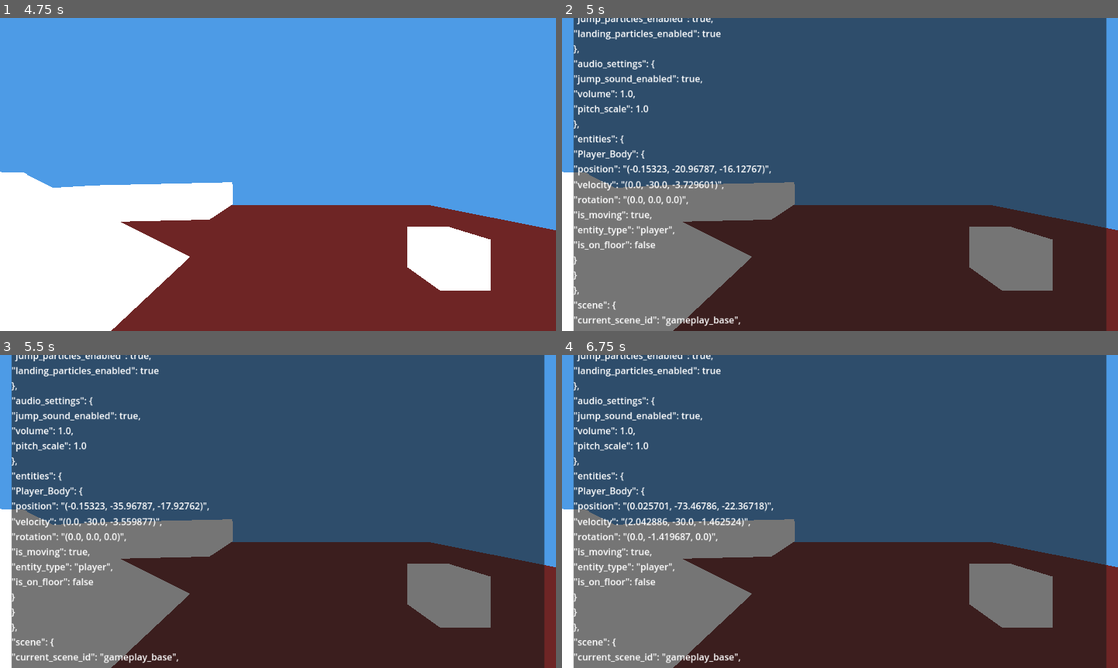
Above: before the commit, frames 1-4 (two rows, left to right).
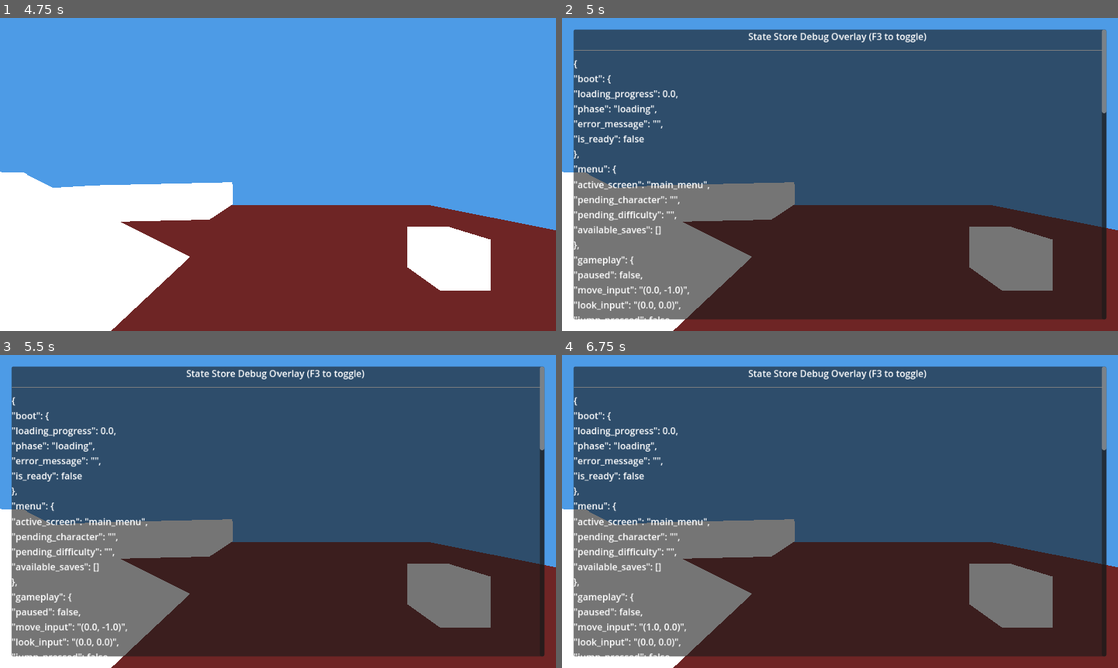
Above: after the commit, the same moments.

Repository: mcthaydt/cabaret-template
Game: Godot game, scene res://scenes/root.tscn
Two runs of this game, one before a commit and one after it. Both use one fixed random seed, a clock stepped at 60 frames per second and the inputs below.
Inputs (mouse positions are in pixels of both pictures, inside the frame that each line leads up to):
- Up to frame 1 (4.75 s): click "Play" at 0.5 s; tap Enter at 1.25 s; move the mouse to (305, 174) at 1.27 s; hold W (move_forward) from 1.28 s (still down); tap Shift (sprint) at 1.35, 3.6 s; click (305, 174) at 1.42 s; tap Space (jump) at 1.52, 2.27, 3.77, 4.52 s; move the mouse to (250, 174) at 2.02 s; tap Alt at 2.1, 4.35 s; move the mouse to (289, 168) at 2.77 s; tap Ctrl at 2.85 s; move the mouse to (272, 180) at 3.52 s; click (272, 180) at 3.67 s; move the mouse to (316, 177) at 4.27 s
- Up to frame 2 (5 s): keep holding W (move_forward); tap F3 (toggle_debug_overlay) at 4.9 s
- Up to frame 3 (5.5 s): keep holding W (move_forward); move the mouse to (233, 508) at 5.02 s; tap Ctrl at 5.1 s; tap Space (jump) at 5.27 s
- Up to frame 4 (6.75 s): move the mouse to (845, 511) at 5.77 s; tap Shift (sprint) at 5.85 s; click (845, 511) at 5.92 s; move the mouse to (817, 505) at 6.52 s; release W (move_forward) at 6.53 s; hold D (move_right) from 6.53 s (still down); tap Alt at 6.6 s

Frame 1 is identical in both runs. In frame 2, 13% of the frame differs, in the area x 2-98%, y 0-100%; in frame 3, 13%; in frame 4, 13%.

Commit message:
Added scroll to state debug overlay

Diff:
--- a/scenes/debug/sc_state_debug_overlay.tscn
+++ b/scenes/debug/sc_state_debug_overlay.tscn
@@ -18,30 +18,40 @@
 
 [node name="PanelContainer" type="PanelContainer" parent="MarginContainer"]
 layout_mode = 2
+size_flags_horizontal = 3
+size_flags_vertical = 3
 
-[node name="VBoxContainer" type="VBoxContainer" parent="MarginContainer/PanelContainer"]
+[node name="ScrollContainer" type="ScrollContainer" parent="MarginContainer/PanelContainer"]
+layout_mode = 2
+size_flags_horizontal = 3
+size_flags_vertical = 3
+
+[node name="VBoxContainer" type="VBoxContainer" parent="MarginContainer/PanelContainer/ScrollContainer"]
 layout_mode = 2
 theme_override_constants/separation = 10
+size_flags_horizontal = 3
+size_flags_vertical = 3
 
-[node name="TitleLabel" type="Label" parent="MarginContainer/PanelContainer/VBoxContainer"]
+[node name="TitleLabel" type="Label" parent="MarginContainer/PanelContainer/ScrollContainer/VBoxContainer"]
 layout_mode = 2
 text = "State Store Debug Overlay (F3 to toggle)"
 horizontal_alignment = 1
 
-[node name="HSeparator" type="HSeparator" parent="MarginContainer/PanelContainer/VBoxContainer"]
+[node name="HSeparator" type="HSeparator" parent="MarginContainer/PanelContainer/ScrollContainer/VBoxContainer"]
 layout_mode = 2
 
-[node name="StateLabel" type="Label" parent="MarginContainer/PanelContainer/VBoxContainer"]
+[node name="StateLabel" type="Label" parent="MarginContainer/PanelContainer/ScrollContainer/VBoxContainer"]
 unique_name_in_owner = true
 custom_minimum_size = Vector2(0, 200)
 layout_mode = 2
 text = "Current State: (loading...)"
 vertical_alignment = 1
+autowrap_mode = 3
 
-[node name="HSeparator2" type="HSeparator" parent="MarginContainer/PanelContainer/VBoxContainer"]
+[node name="HSeparator2" type="HSeparator" parent="MarginContainer/PanelContainer/ScrollContainer/VBoxContainer"]
 layout_mode = 2
 
-[node name="PerfLabel" type="Label" parent="MarginContainer/PanelContainer/VBoxContainer"]
+[node name="PerfLabel" type="Label" parent="MarginContainer/PanelContainer/ScrollContainer/VBoxContainer"]
 unique_name_in_owner = true
 layout_mode = 2
 text = "=== PERFORMANCE METRICS ===
@@ -50,22 +60,22 @@
 Last Time: 0.000000 ms
 Signals: 0"
 
-[node name="HSeparator4" type="HSeparator" parent="MarginContainer/PanelContainer/VBoxContainer"]
+[node name="HSeparator4" type="HSeparator" parent="MarginContainer/PanelContainer/ScrollContainer/VBoxContainer"]
 layout_mode = 2
 
-[node name="HistoryLabel" type="Label" parent="MarginContainer/PanelContainer/VBoxContainer"]
+[node name="HistoryLabel" type="Label" parent="MarginContainer/PanelContainer/ScrollContainer/VBoxContainer"]
 layout_mode = 2
 text = "Action History (Last 20):"
 
-[node name="HistoryList" type="ItemList" parent="MarginContainer/PanelContainer/VBoxContainer"]
+[node name="HistoryList" type="ItemList" parent="MarginContainer/PanelContainer/ScrollContainer/VBoxContainer"]
 unique_name_in_owner = true
 custom_minimum_size = Vector2(0, 150)
 layout_mode = 2
 
-[node name="HSeparator3" type="HSeparator" parent="MarginContainer/PanelContainer/VBoxContainer"]
+[node name="HSeparator3" type="HSeparator" parent="MarginContainer/PanelContainer/ScrollContainer/VBoxContainer"]
 layout_mode = 2
 
-[node name="DetailLabel" type="RichTextLabel" parent="MarginContainer/PanelContainer/VBoxContainer"]
+[node name="DetailLabel" type="RichTextLabel" parent="MarginContainer/PanelContainer/ScrollContainer/VBoxContainer"]
 unique_name_in_owner = true
 custom_minimum_size = Vector2(0, 100)
 layout_mode = 2
@@ -73,4 +83,4 @@
 text = "[b]Action Detail:[/b] Select an action from history"
 fit_content = true
 
-[connection signal="item_selected" from="MarginContainer/PanelContainer/VBoxContainer/HistoryList" to="." method="_on_history_list_item_selected"]
+[connection signal="item_selected" from="MarginContainer/PanelContainer/ScrollContainer/VBoxContainer/HistoryList" to="." method="_on_history_list_item_selected"]
